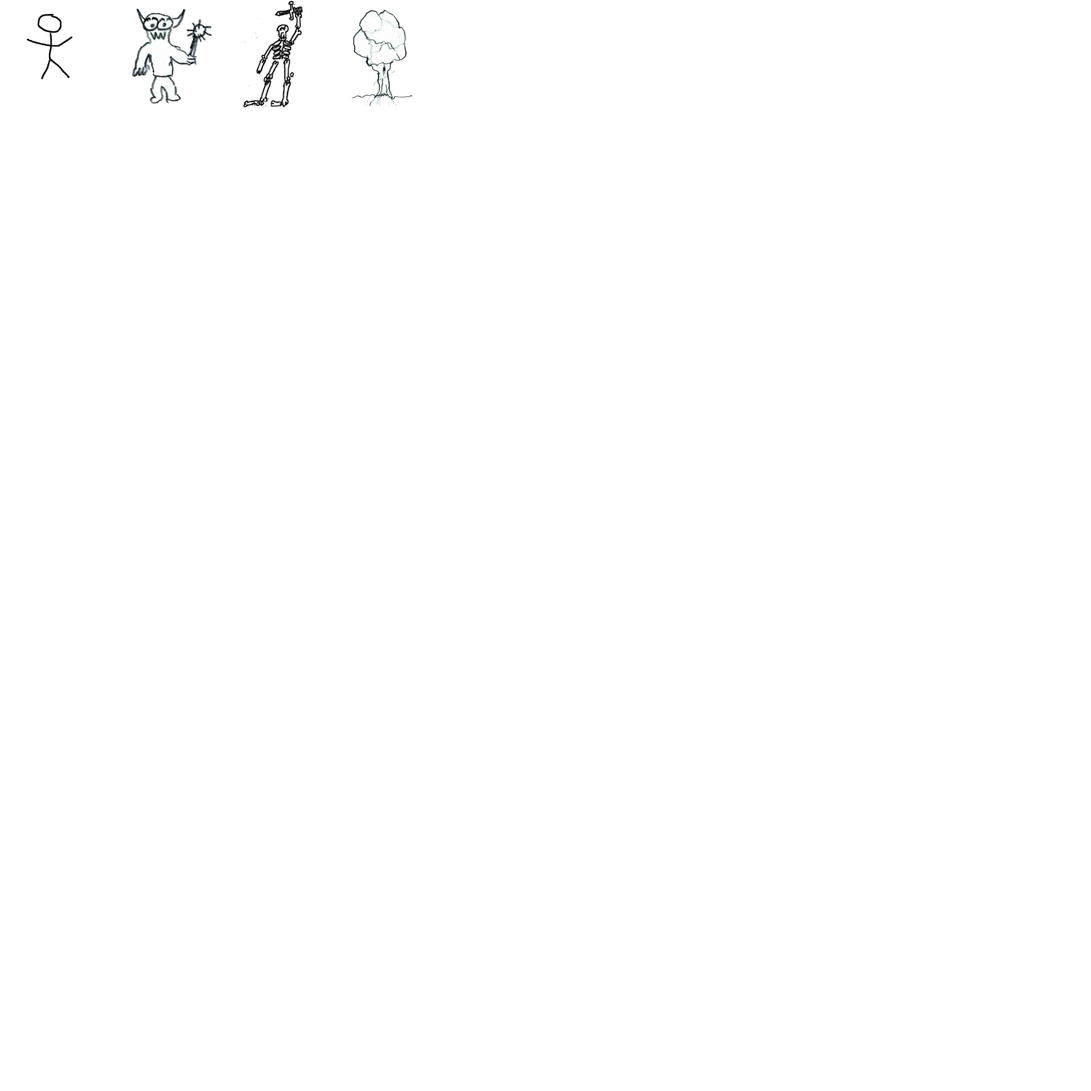
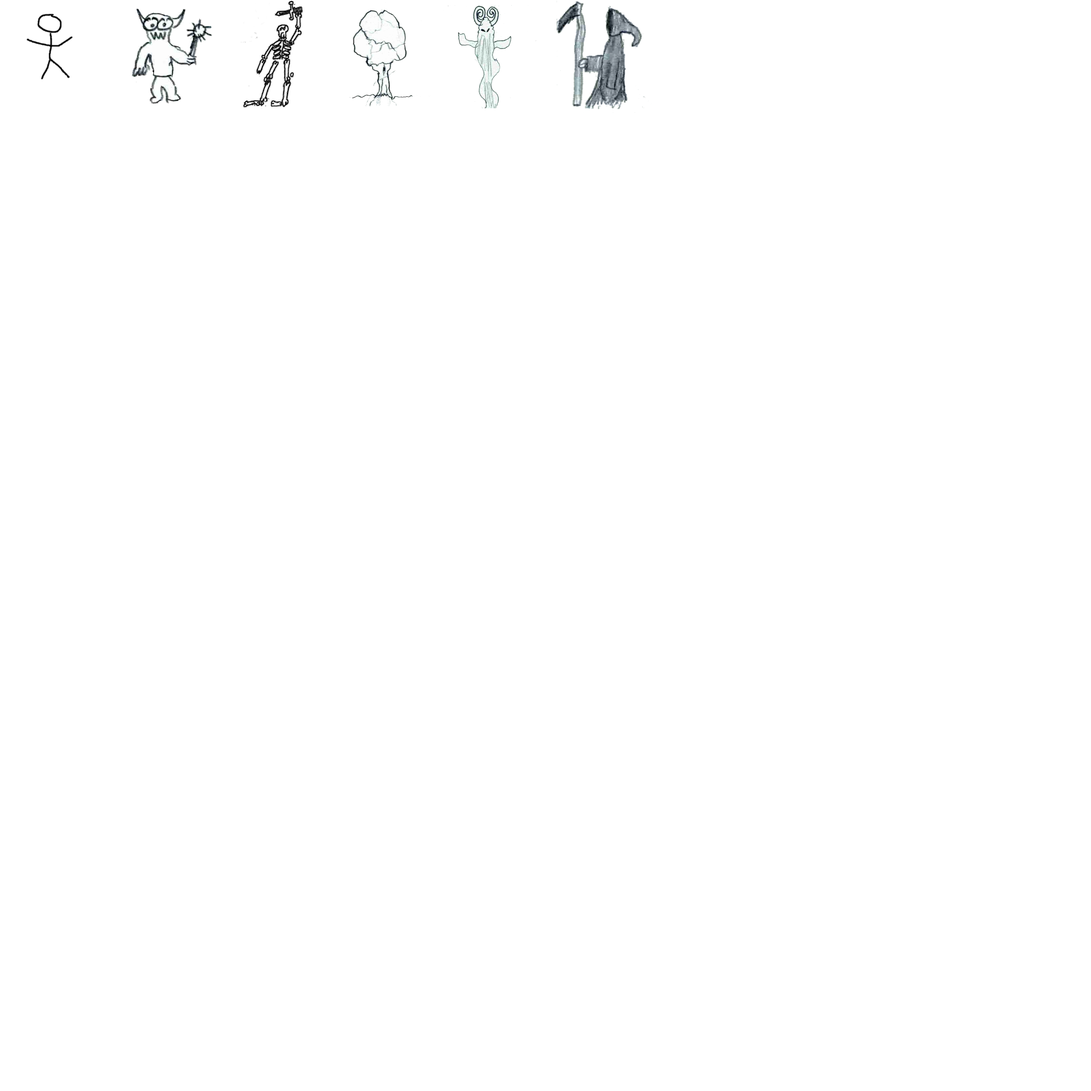
Layers edited between the first and the second (1091, 1091) image:
painted on "Background" over 443, 0, 652, 113
